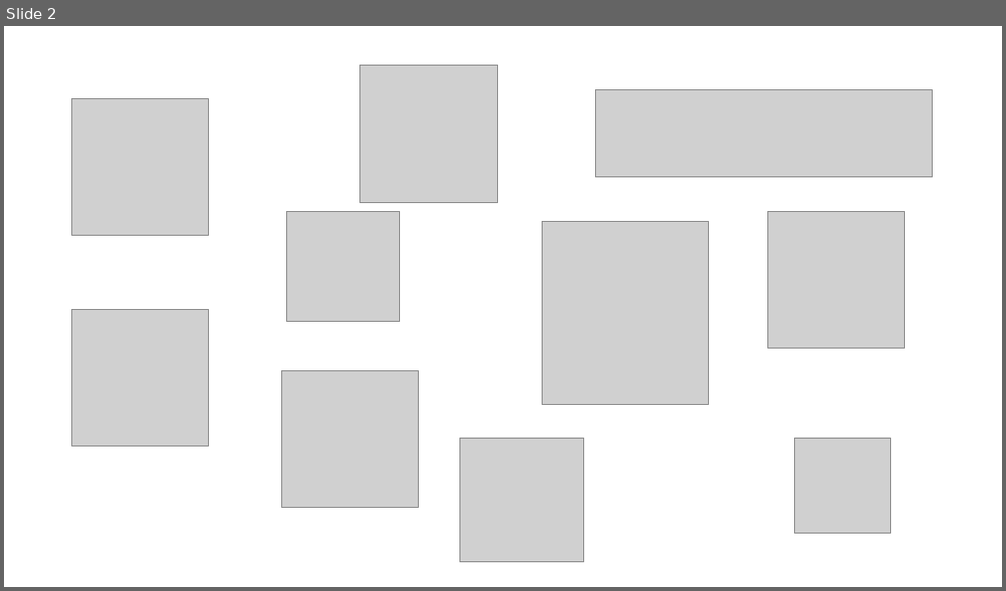
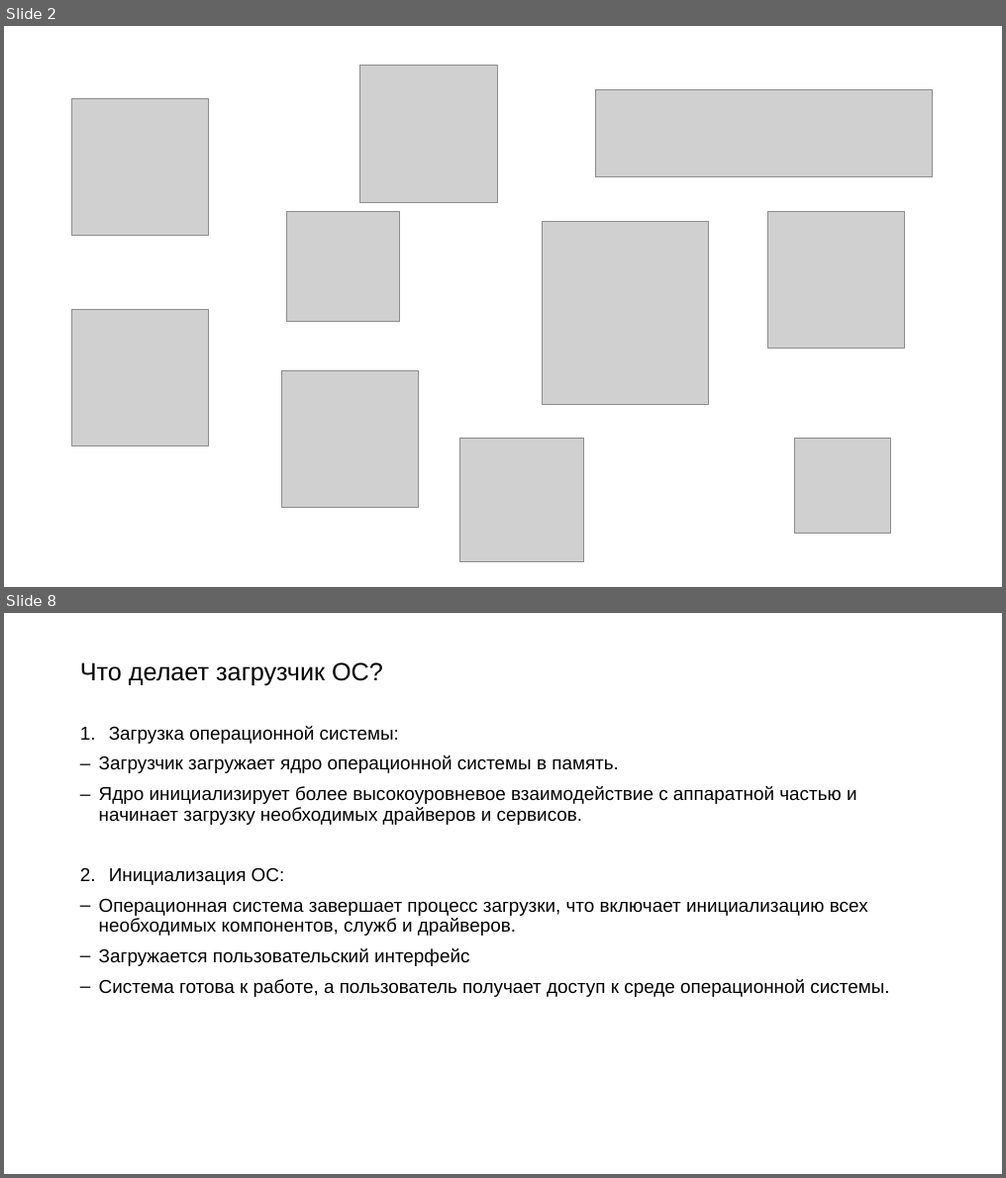
Before and after one commit to Rudeigin/OI, a slide deck: ОИ ОС.pptx. Shown one above the other, each under a label of ours: slide 2 before the commit, slides 2 and 8 after it; the slides between them are not shown. The pictures are 1006x591 and 1006x1178 pixels, drawn with LibreOffice and Linux fonts; fonts in the diff are those of the drawing; grey boxes stand for pictures. Boxes give left, top, right and bottom in pixels: in the first picture for what was removed or moved away, otherwise in the second. Text is boxed around its words. In the diff, an @@ line names an element or a change of style, - is before the commit and + after.

```diff
--- a/ОИ ОС.pptx
+++ b/ОИ ОС.pptx
@@ slide 8 added at [4, 613, 1002, 1174], background #FFFFFF @@
@@ title added at [80, 663, 383, 686], 24 pt, text #000000 @@
+Что делает загрузчик ОС?
@@ text added at [99, 726, 889, 997], 18 pt, text #000000 @@
+1. Загрузка операционной системы:
+– Загрузчик загружает ядро операционной системы в память.
+– Ядро инициализирует более высокоуровневое взаимодействие с аппаратной частью и начинает загрузку необходимых драйверов и сервисов.
+2. Инициализация ОС:
+– Операционная система завершает процесс загрузки, что включает инициализацию всех необходимых компонентов, служб и драйверов.
+– Загружается пользовательский интерфейс
+– Система готова к работе, а пользователь получает доступ к среде операционной системы.
```
Also in this commit, not shown: 14 other slides added, 1 slide removed, 2 other files.
